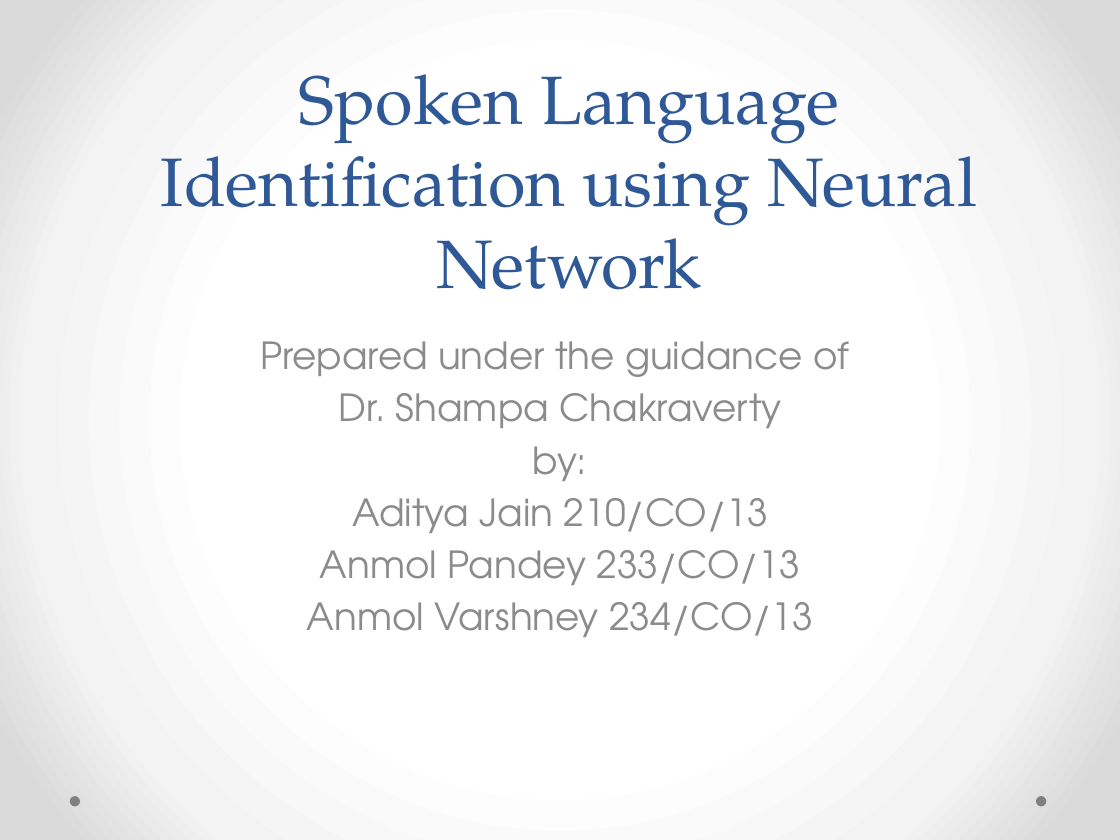
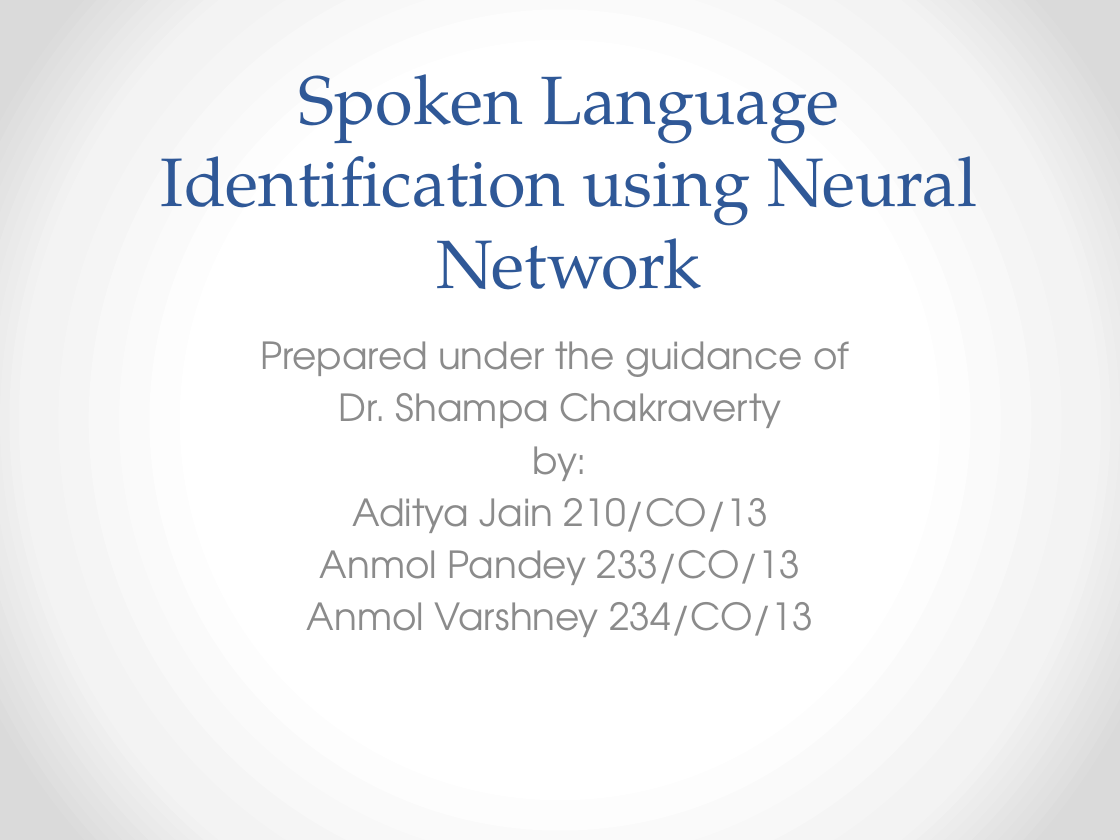
Before and after one commit to AudioExtractors/LanguageDetection, a slide deck: slide 1 of Docs/Presentation.pptx. Drawn at 1120x840 pixels with LibreOffice and Linux fonts; fonts in the diff are those of the drawing. Boxes give left, top, right and bottom in pixels: in the first picture for what was removed or moved away, otherwise in the second. Text is boxed around its words. In the diff, an @@ line names an element or a change of style, - is before the commit and + after.

Commit message:
Added ppt

```diff
--- a/Docs/Presentation.pptx
+++ b/Docs/Presentation.pptx
@@ ellipse removed at box(69, 796, 80, 806) @@
@@ ellipse removed at box(1036, 796, 1046, 806) @@
```
Also in this commit, not shown: 3 slides added, 1 slide removed.
